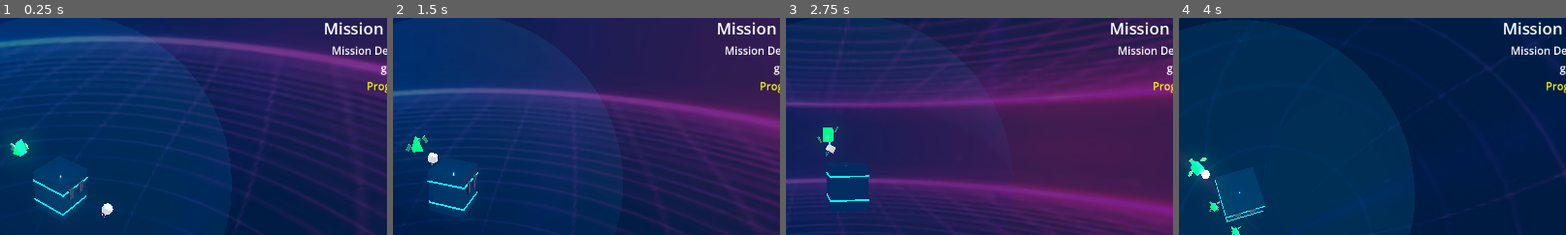
Above: before the commit, frames 1-4 (left to right).
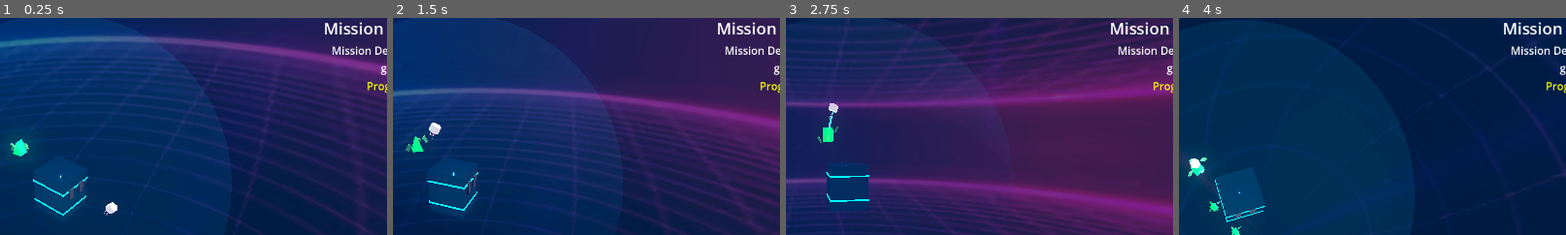
Above: after the commit, the same moments.

Repository: peterlavey/immanent
Game: Godot game, scene res://src/core/world/World.tscn
The game is run twice, just before and just after one commit, with the same random seed, the same clock (stepped at 60 frames per second) and the same inputs. Sound files missing from this copy of the repository are replaced by a short silence.
Inputs (mouse positions are % of the whole screen's width and height, from its top left):
- Up to frame 1 (0.25 s): no input
- Up to frame 2 (1.5 s): move the mouse to (72, 45) at 0.52 s; click (72, 45) at 0.67 s; drag from (30, 55) to (45, 70) at 1.27 s
- Up to frame 3 (2.75 s): move the mouse to (60, 28) at 2.02 s; click (60, 28) at 2.17 s
- Up to frame 4 (4 s): tap Enter at 2.75 s; drag from (45, 70) to (20, 35) at 2.77 s; move the mouse to (80, 65) at 3.52 s; click (80, 65) at 3.67 s
The pictures show only the part of the screen within x 42-92%, y 8-58%; the shares and areas given below are measured in that part.

The runs differ from the first frame. In frame 1, 0.1% of the frame differs, in the area x 26-31%, y 84-92%; in frame 2, 0.3%, in the area x 7-13%, y 48-68%; in frame 3, 0.2%; in frame 4, 0.2%.

Commit message:
Fix invalid instance access across Genezis and Enemy-related scripts: Add defensive checks for `is_queued_for_deletion` and null handling, refine movement logic, and prevent crashes. Update docs and editor configurations accordingly.

Diff:
--- a/src/entities/enemy/Enemy.gd
+++ b/src/entities/enemy/Enemy.gd
@@ -36,15 +36,19 @@
 	pass
 
 func _move_towards_target(delta: float) -> void:
-	if not target: return
-	var direction = (target.global_position - global_position).normalized()
+	if not is_instance_valid(target):
+		target = null
+		current_state = State.IDLE
+		return
+	var target_pos = target.global_position
+	var direction = (target_pos - global_position).normalized()
 	velocity = direction * move_speed
 	if direction != Vector3.ZERO:
 		var look_target = global_position + direction
 		look_at(look_target, Vector3.UP)
 	move_and_slide()
 
-	if global_position.distance_to(target.global_position) < 1.0:
+	if global_position.distance_to(target_pos) < 1.0:
 		current_state = State.PERFORMING_ACTION
 
 func _perform_action(_delta: float) -> void:
--- a/src/entities/enemy/bit_scrubber/BitScrubber.gd
+++ b/src/entities/enemy/bit_scrubber/BitScrubber.gd
@@ -13,8 +13,9 @@
 	var min_dist = INF
 
 	for g1 in g1_units:
-		if is_instance_valid(g1):
-			var d = global_position.distance_to(g1.global_position)
+		if is_instance_valid(g1) and not g1.is_queued_for_deletion():
+			var g1_pos = g1.global_position
+			var d = global_position.distance_to(g1_pos)
 			if d < min_dist:
 				min_dist = d
 				closest = g1
--- a/src/entities/enemy/defragmenter/Defragmenter.gd
+++ b/src/entities/enemy/defragmenter/Defragmenter.gd
@@ -13,8 +13,9 @@
 	var min_dist = INF
 
 	for spot in data_spots:
-		if is_instance_valid(spot):
-			var d = global_position.distance_to(spot.global_position)
+		if is_instance_valid(spot) and not spot.is_queued_for_deletion():
+			var spot_pos = spot.global_position
+			var d = global_position.distance_to(spot_pos)
 			if d < min_dist:
 				min_dist = d
 				closest = spot
--- a/src/entities/genezis/genezis_g1/GenezisG1.gd
+++ b/src/entities/genezis/genezis_g1/GenezisG1.gd
@@ -40,12 +40,18 @@
 
 func _physics_process(delta: float) -> void:
 	if current_state == State.EXTRACTING:
-		_pulse_timer += delta * 10.0
-		var s = 1.0 + sin(_pulse_timer) * 0.1
-		head.scale = Vector3(s, s, s)
-		_update_connection_visual(target_data_spot.global_position)
+		if is_instance_valid(target_data_spot):
+			_pulse_timer += delta * 10.0
+			var s = 1.0 + sin(_pulse_timer) * 0.1
+			head.scale = Vector3(s, s, s)
+			_update_connection_visual(target_data_spot.global_position)
+		else:
+			current_state = State.RETURNING_TO_CORE
 	elif current_state == State.DEPOSITING:
-		_update_connection_visual(core_node.global_position)
+		if is_instance_valid(core_node):
+			_update_connection_visual(core_node.global_position)
+		else:
+			current_state = State.IDLE
 	else:
 		head.scale = Vector3.ONE
 		_pulse_timer = 0.0
@@ -111,11 +117,12 @@
 	var min_distance: float = INF
 
 	for spot in spots:
-		if is_instance_valid(core_node):
-			var dist_to_core = spot.global_position.distance_to(core_node.global_position)
+		if is_instance_valid(spot) and is_instance_valid(core_node):
+			var spot_pos = spot.global_position
+			var dist_to_core = spot_pos.distance_to(core_node.global_position)
 			# Add a small buffer (0.5) to FOV check to account for spot size and float precision
 			if dist_to_core <= core_node.fov_radius + 0.5:
-				var dist_to_me = global_position.distance_to(spot.global_position)
+				var dist_to_me = global_position.distance_to(spot_pos)
 
 				# Count how many other G1s are targeting this spot
 				var targeting_count = 0
@@ -132,8 +139,9 @@
 					min_distance = score
 					closest_spot = spot
 
-	if closest_spot:
-		print("[G1] ", get_instance_id(), " Found data spot at ", closest_spot.global_position, " (dist to core: ", closest_spot.global_position.distance_to(core_node.global_position), ") score: ", min_distance)
+	if closest_spot and is_instance_valid(closest_spot) and is_instance_valid(core_node):
+		var spot_pos = closest_spot.global_position
+		print("[G1] ", get_instance_id(), " Found data spot at ", spot_pos, " (dist to core: ", spot_pos.distance_to(core_node.global_position), ") score: ", min_distance)
 		target_data_spot = closest_spot
 		# Calculate a surrounding offset in 3D
 		var angle = (get_instance_id() % 360) * (PI / 180.0)
--- a/src/entities/genezis/genezis_g2/GenezisG2.gd
+++ b/src/entities/genezis/genezis_g2/GenezisG2.gd
@@ -56,10 +56,12 @@
 
 		State.INTERCEPT_THREAT:
 			if is_instance_valid(threat_target):
-				move_towards(threat_target.global_position, delta)
-				if global_position.distance_to(threat_target.global_position) < 2.0:
+				var target_pos = threat_target.global_position
+				move_towards(target_pos, delta)
+				if global_position.distance_to(target_pos) < 2.0:
 					current_state = State.ATTACKING
 			else:
+				threat_target = null
 				current_state = State.PATROL
 
 		State.ATTACKING:
@@ -76,8 +78,9 @@
 	var min_dist = detection_radius
 
 	for enemy in enemies:
-		if is_instance_valid(enemy):
-			var d = global_position.distance_to(enemy.global_position)
+		if is_instance_valid(enemy) and not enemy.is_queued_for_deletion():
+			var enemy_pos = enemy.global_position
+			var d = global_position.distance_to(enemy_pos)
 			if d < min_dist:
 				min_dist = d
 				closest = enemy
@@ -87,30 +90,33 @@
 		current_state = State.INTERCEPT_THREAT
 
 func _attack_threat(delta: float) -> void:
-	if is_instance_valid(threat_target):
+	if is_instance_valid(threat_target) and not threat_target.is_queued_for_deletion():
+		var target_pos = threat_target.global_position
 		_attack_timer += delta
 		if _attack_timer >= attack_cooldown:
 			_shoot()
 			_attack_timer = 0.0
 
 		# Face threat
-		look_at(threat_target.global_position, Vector3.UP)
+		look_at(target_pos, Vector3.UP)
 		# Maintain small distance
-		if global_position.distance_to(threat_target.global_position) > 5.0:
-			move_towards(threat_target.global_position, delta)
-		elif global_position.distance_to(threat_target.global_position) < 3.0:
+		var dist = global_position.distance_to(target_pos)
+		if dist > 5.0:
+			move_towards(target_pos, delta)
+		elif dist < 3.0:
 			# Back away slightly if too close
-			var dir = (global_position - threat_target.global_position).normalized()
+			var dir = (global_position - target_pos).normalized()
 			move_towards(global_position + dir * 2.0, delta)
 	else:
 		threat_target = null
 		current_state = State.PATROL
 
 func _shoot() -> void:
-	if not projectile_scene or not is_instance_valid(threat_target): return
+	if not projectile_scene or not is_instance_valid(threat_target) or threat_target.is_queued_for_deletion(): return
 	var p = projectile_scene.instantiate()
 	get_parent().add_child(p)
-	var dir = (threat_target.global_position - global_position).normalized()
+	var target_pos = threat_target.global_position
+	var dir = (target_pos - global_position).normalized()
 	p.launch(global_position + dir * 1.0, dir)
 	p.damage = attack_damage
 
Not shown, changed: docs/tasks.md
